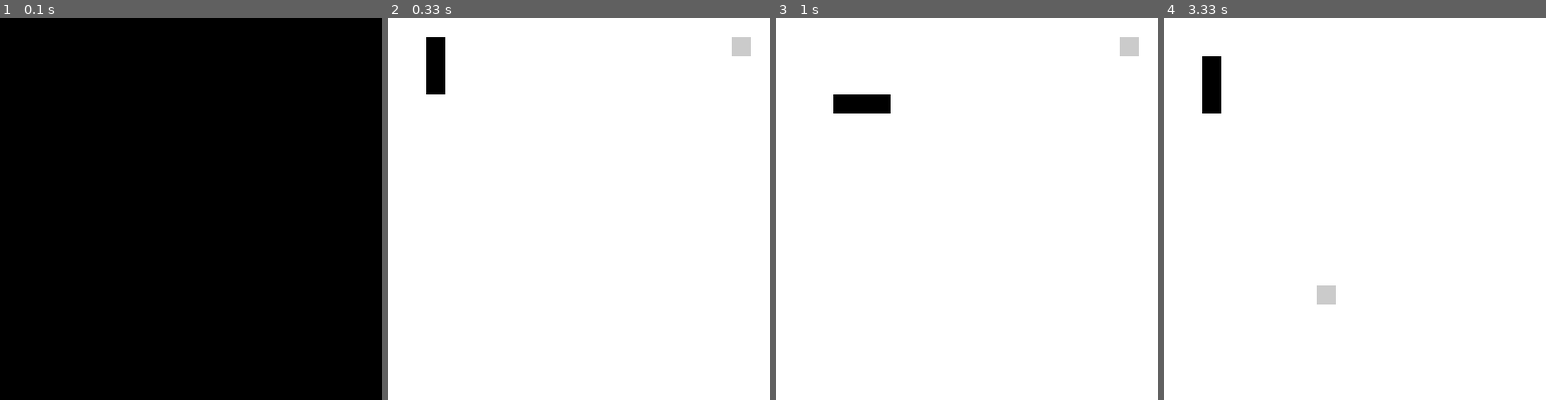
Above: before the commit, frames 1-4 (left to right).
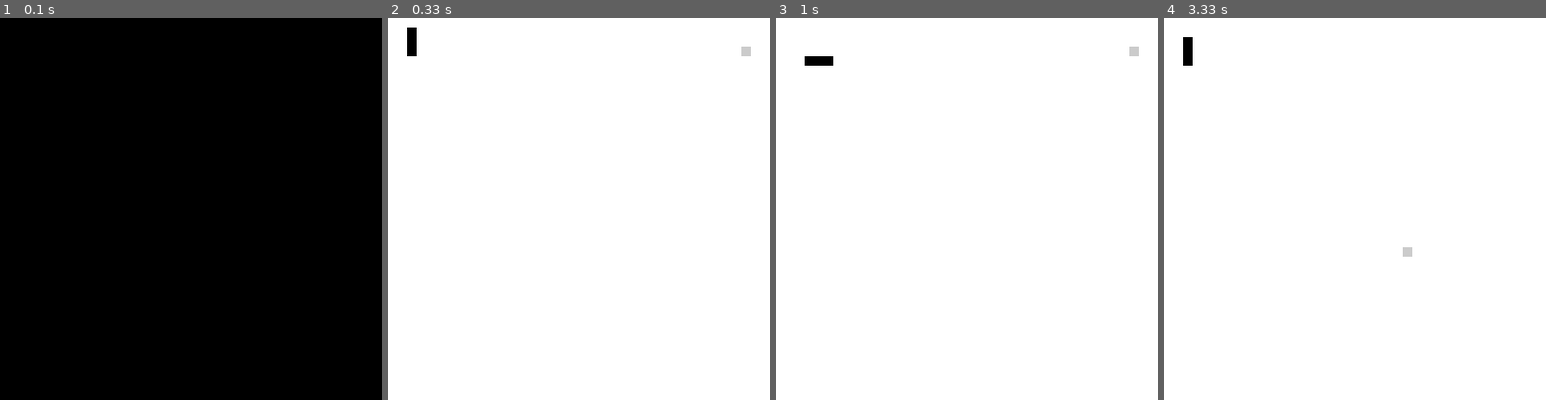
Above: after the commit, the same moments.

Repository: dicruzcar/Snake-Public
Game: pygame game, started from main.py
Two runs of this game, one before a commit and one after it. Both use one fixed random seed, a clock stepped at 60 frames per second and the inputs below.
Inputs:
- Up to frame 1 (0.1 s): no input
- Up to frame 2 (0.33 s): no input
- Up to frame 3 (1 s): hold Right 0.33-0.8 s; hold Up from 0.83 s (still down); tap Space at 0.9 s
- Up to frame 4 (3.33 s): release Up at 1.18 s; hold Right 1.22-1.68 s; tap Space at 1.28, 1.78, 2.6 s; hold Left 1.72-2.5 s; hold Down 2.53-3.3 s

Frame 1 is identical in both runs. In frame 2, 1.1% of the frame differs, in the area x 5-95%, y 2-20%; in frame 3, 1.1%; in frame 4, 1.2%, in the area x 5-65%, y 5-75%.

Commit message:
Now the basic pixel unit works at the render

Diff:
--- a/pygame_entities/game.py
+++ b/pygame_entities/game.py
@@ -16,7 +16,7 @@
         self.width = width
         self.height = height
         self.background = (255,255,255)
-        self.basic_pixel_unit = 20
+        self.basic_pixel_unit = 10
         self.world_width = width / self.basic_pixel_unit
         self.world_height = height / self.basic_pixel_unit
         self.snake_body_unit_size = self.basic_pixel_unit
@@ -123,9 +123,9 @@
                 tmp_x = self.translate_to_game_unit(index_x)
                 tmp_y = self.translate_to_game_unit(index_y)
                 if x == self.snake_value:
-                    pygame.draw.rect(self.screen, self.snake_body_color, pygame.Rect(tmp_x,tmp_y,20,20))
+                    pygame.draw.rect(self.screen, self.snake_body_color, pygame.Rect(tmp_x,tmp_y,self.basic_pixel_unit,self.basic_pixel_unit))
                 elif x == self.food_value:
-                    pygame.draw.rect(self.screen, self.food_color, pygame.Rect(tmp_x,tmp_y,20,20))
+                    pygame.draw.rect(self.screen, self.food_color, pygame.Rect(tmp_x,tmp_y,self.basic_pixel_unit,self.basic_pixel_unit))
 
     def update_world(self, array):
         self.world = array
